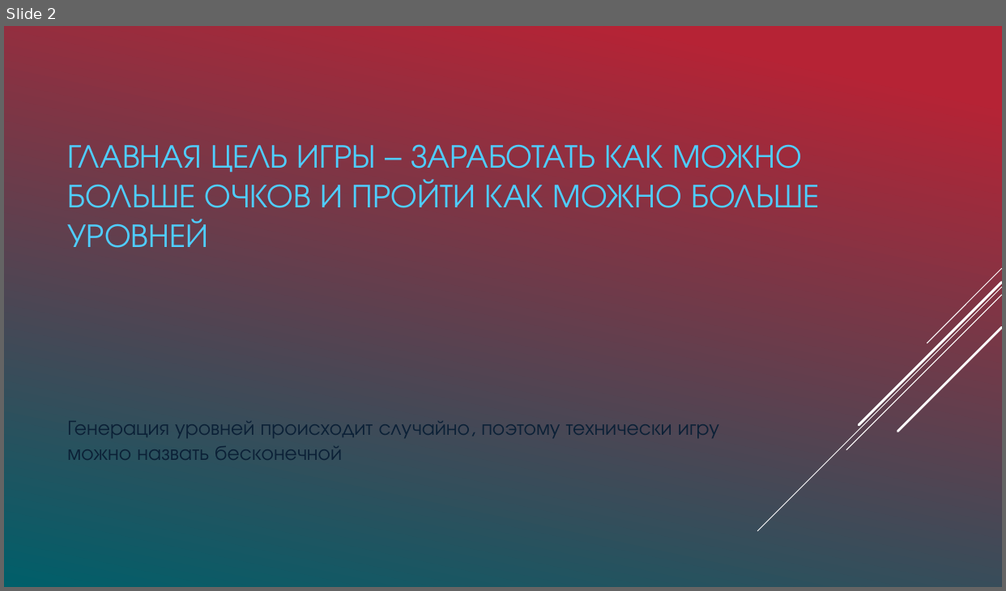
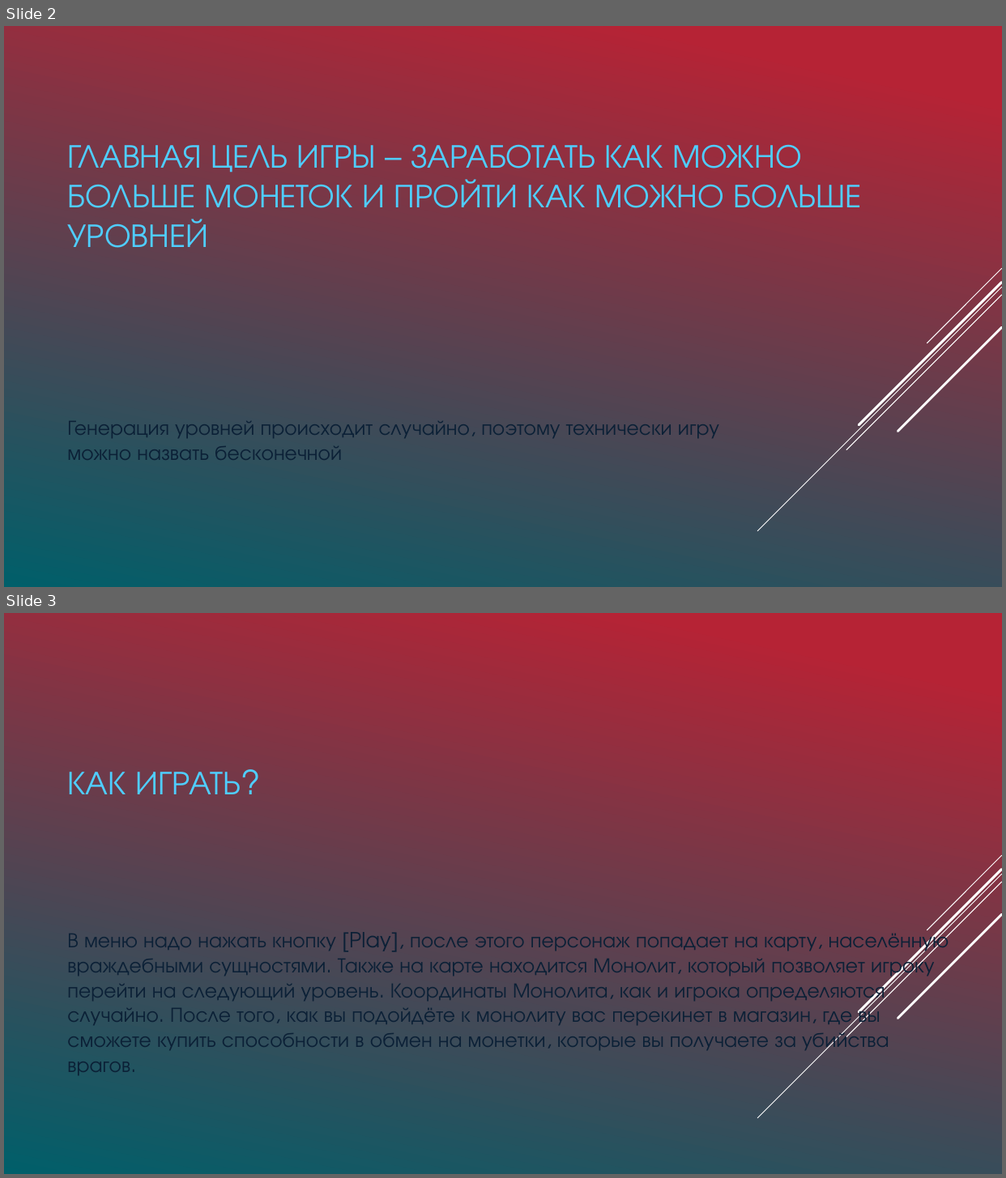
Before and after one commit to mav735/PygameEscapeFrom, a slide deck: Presentation/Проект PyGame.pptx. Shown one above the other, each under a label of ours: slide 2 before the commit, slides 2 and 3 after it. The pictures are 1006x591 and 1006x1178 pixels, drawn with LibreOffice and Linux fonts; fonts in the diff are those of the drawing. Boxes give left, top, right and bottom in pixels: in the first picture for what was removed or moved away, otherwise in the second. Text is boxed around its words. In the diff, an @@ line names an element or a change of style, - is before the commit and + after.

```diff
--- a/Presentation/Проект PyGame.pptx
+++ b/Presentation/Проект PyGame.pptx
@@ slide 3 added at (4, 613, 1002, 1174), background gradient #B62436 to #00606A; not listed: 5 template elements that a slide beside it also shows @@
@@ title added at (67, 772, 241, 794), 32 pt, text #4FCEFF @@
+КАК ИГРАТЬ?
@@ text added at (67, 929, 949, 1076), 20 pt, text #0C2036 @@
+В меню надо нажать кнопку [Play], после этого персонаж попадает на карту, населённую враждебными сущностями. Также на карте находится Монолит, который позволяет игроку перейти на следующий уровень. Координаты Монолита, как и игрока определяются случайно. После того, как вы подойдёте к монолиту вас перекинет в магазин, где вы сможете купить способности в обмен на монетки, которые вы получаете за убийства врагов.
@@ slide 2 changed as well @@
@@ title at (67, 144, 861, 248): text changed @@
-ГЛАВНАЯ ЦЕЛЬ ИГРЫ – ЗАРАБОТАТЬ КАК МОЖНО БОЛЬШЕ ОЧКОВ И ПРОЙТИ КАК МОЖНО БОЛЬШЕ УРОВНЕЙ
+ГЛАВНАЯ ЦЕЛЬ ИГРЫ – ЗАРАБОТАТЬ КАК МОЖНО БОЛЬШЕ МОНЕТОК И ПРОЙТИ КАК МОЖНО БОЛЬШЕ УРОВНЕЙ
```
Also in this commit, not shown: 2 other slides changed, 5 other slides added.
